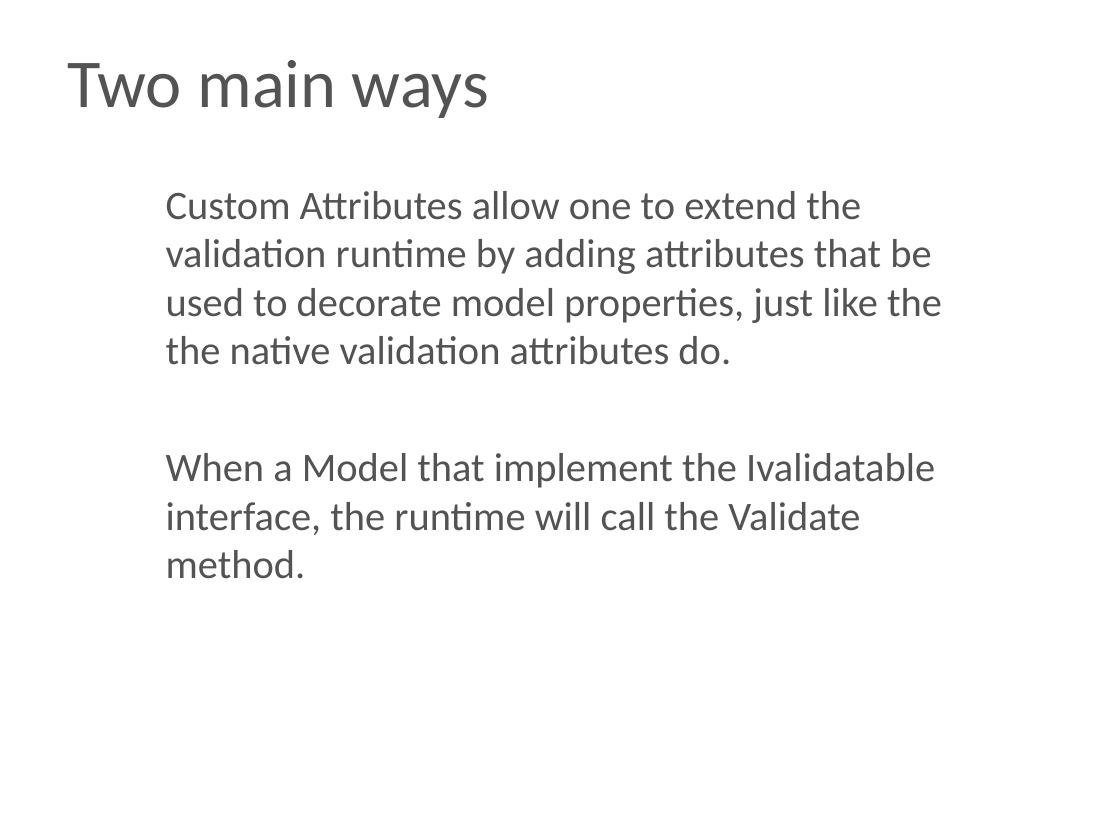
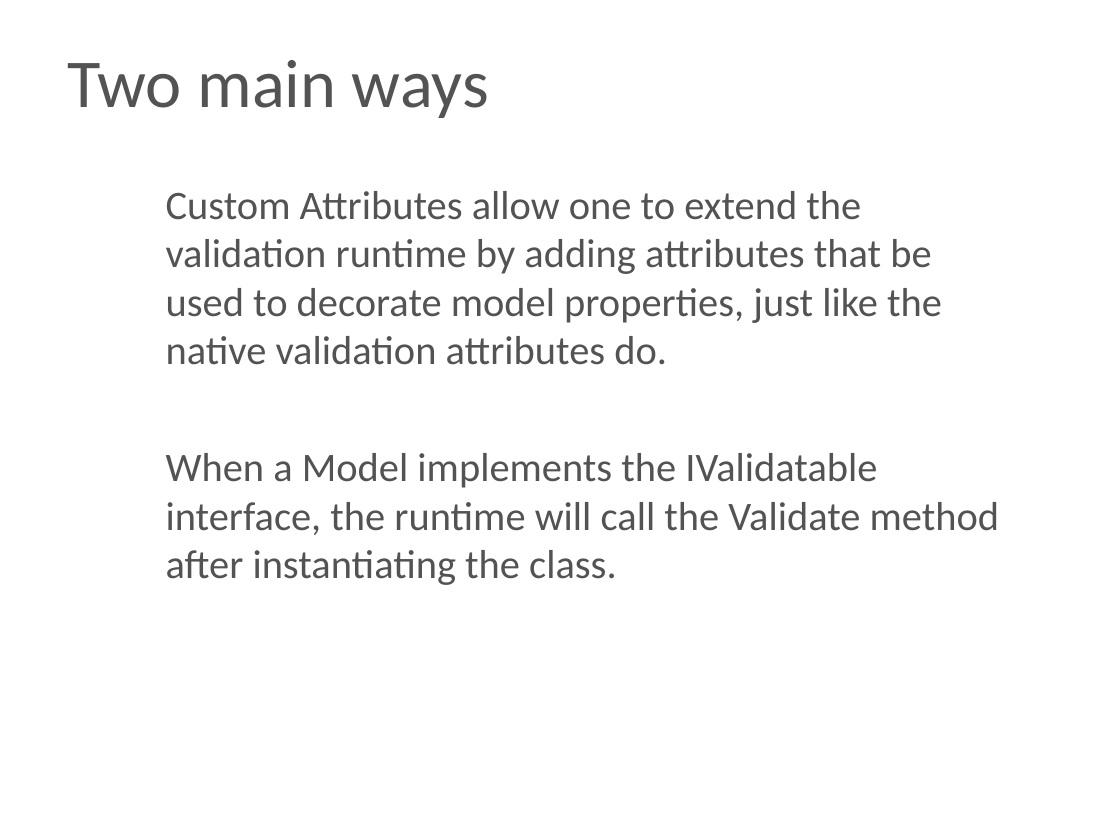
Before and after one commit to profjamesmohawk/asp, a slide deck: slide 2 of Validation/lecture.pptx. Drawn at 1120x840 pixels with LibreOffice and Linux fonts; fonts in the diff are those of the drawing; background and template pictures are left out. Boxes give left, top, right and bottom in pixels: in the first picture for what was removed or moved away, otherwise in the second. Text is boxed around its words. In the diff, an @@ line names an element or a change of style, - is before the commit and + after.

```diff
--- a/Validation/lecture.pptx
+++ b/Validation/lecture.pptx
@@ text at [166,191,1000,585]: text changed @@
-Custom Attributes allow one to extend the validation runtime by adding attributes that be used to decorate model properties, just like the the native validation attributes do.
-When a Model that implement the Ivalidatable interface, the runtime will call the Validate method.
+Custom Attributes allow one to extend the validation runtime by adding attributes that be used to decorate model properties, just like the native validation attributes do.
+When a Model implements the IValidatable interface, the runtime will call the Validate method after instantiating the class.
```
Also in this commit, not shown: 1 other slide changed, 16 other files.
